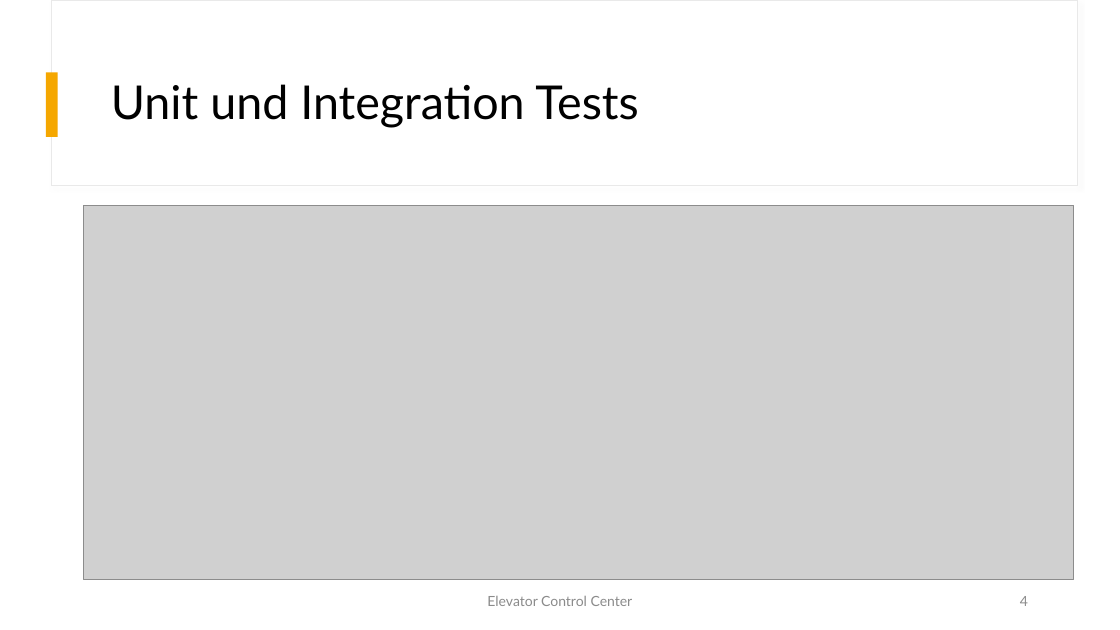
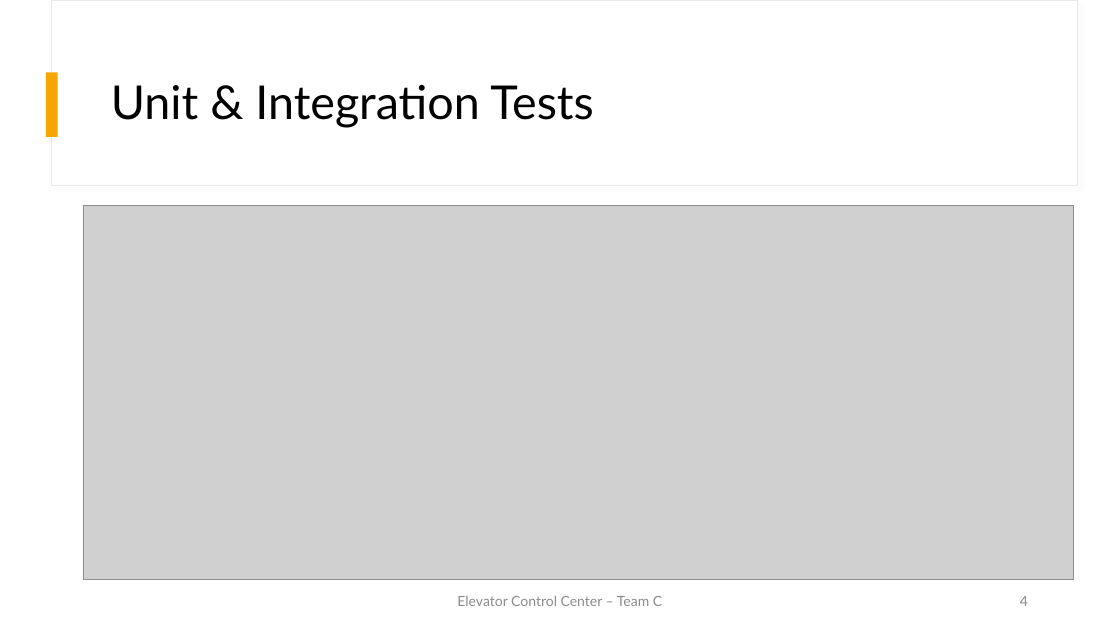
Before and after one commit to fhhagenberg-sqe-esd-ws20/elevator-control-center-team-c, a slide deck: slide 4 of doc/Presentation/Elevator_Control_Center.pptx. Drawn at 1120x630 pixels with LibreOffice and Linux fonts; fonts in the diff are those of the drawing; grey boxes stand for pictures. Boxes give left, top, right and bottom in pixels: in the first picture for what was removed or moved away, otherwise in the second. Text is boxed around its words. In the diff, an @@ line names an element or a change of style, - is before the commit and + after.

```diff
--- a/doc/Presentation/Elevator_Control_Center.pptx
+++ b/doc/Presentation/Elevator_Control_Center.pptx
@@ title at [111, 85, 593, 128]: text changed @@
-Unit und Integration Tests
+Unit & Integration Tests
@@ text at [457, 596, 662, 606]: text changed @@
-Elevator Control Center
+Elevator Control Center – Team C
```
Also in this commit, not shown: 11 other slides changed, 1 slide added, 1 other file.
